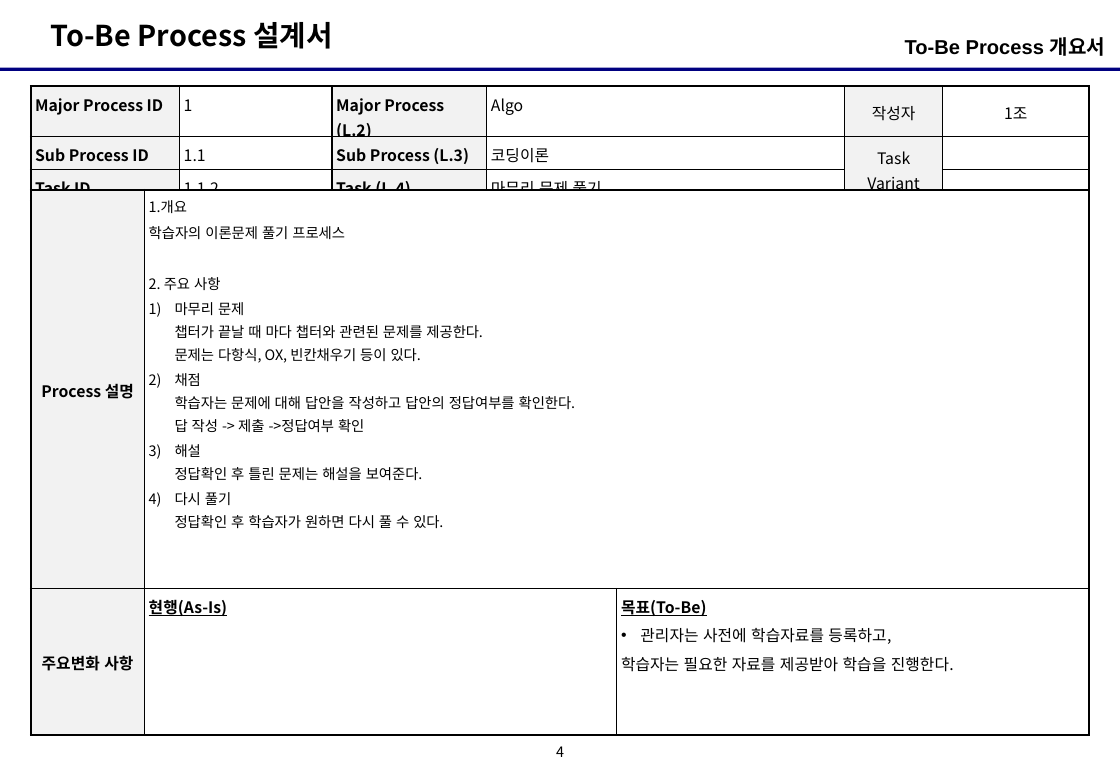
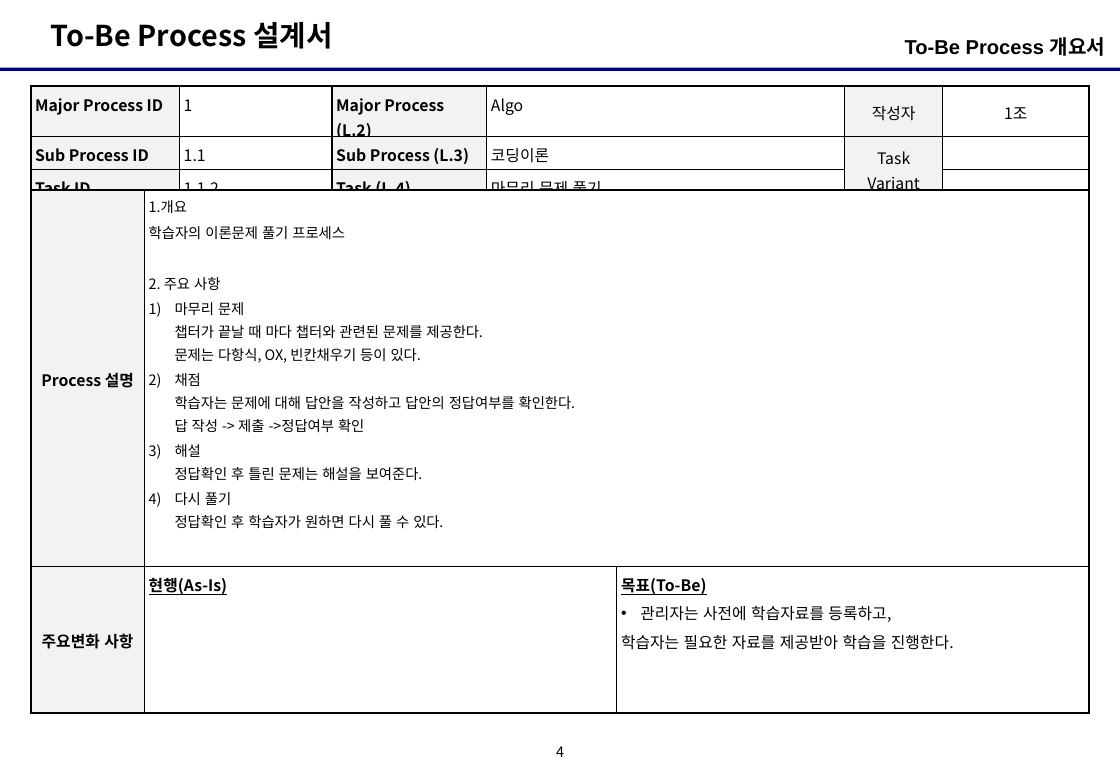
Before and after one commit to Uginim/JavaSWEngineeringCourse, a slide deck: slide 4 of documents/팀프로젝트/팀구성_개발일정_DB설계/프로세스설계서_200219_1221.pptx. Drawn at 1120x775 pixels with LibreOffice and Linux fonts; fonts in the diff are those of the drawing. Boxes give left, top, right and bottom in pixels: in the first picture for what was removed or moved away, otherwise in the second. Text is boxed around its words. In the diff, an @@ line names an element or a change of style, - is before the commit and + after.

```diff
--- a/documents/팀프로젝트/팀구성_개발일정_DB설계/프로세스설계서_200219_1221.pptx
+++ b/documents/팀프로젝트/팀구성_개발일정_DB설계/프로세스설계서_200219_1221.pptx
@@ table: place and size @@
-table at (31,190,1090,743)
+table at (31,190,1090,720)
```
Also in this commit, not shown: 5 other slides changed, 4 slides added, 4 other files.
